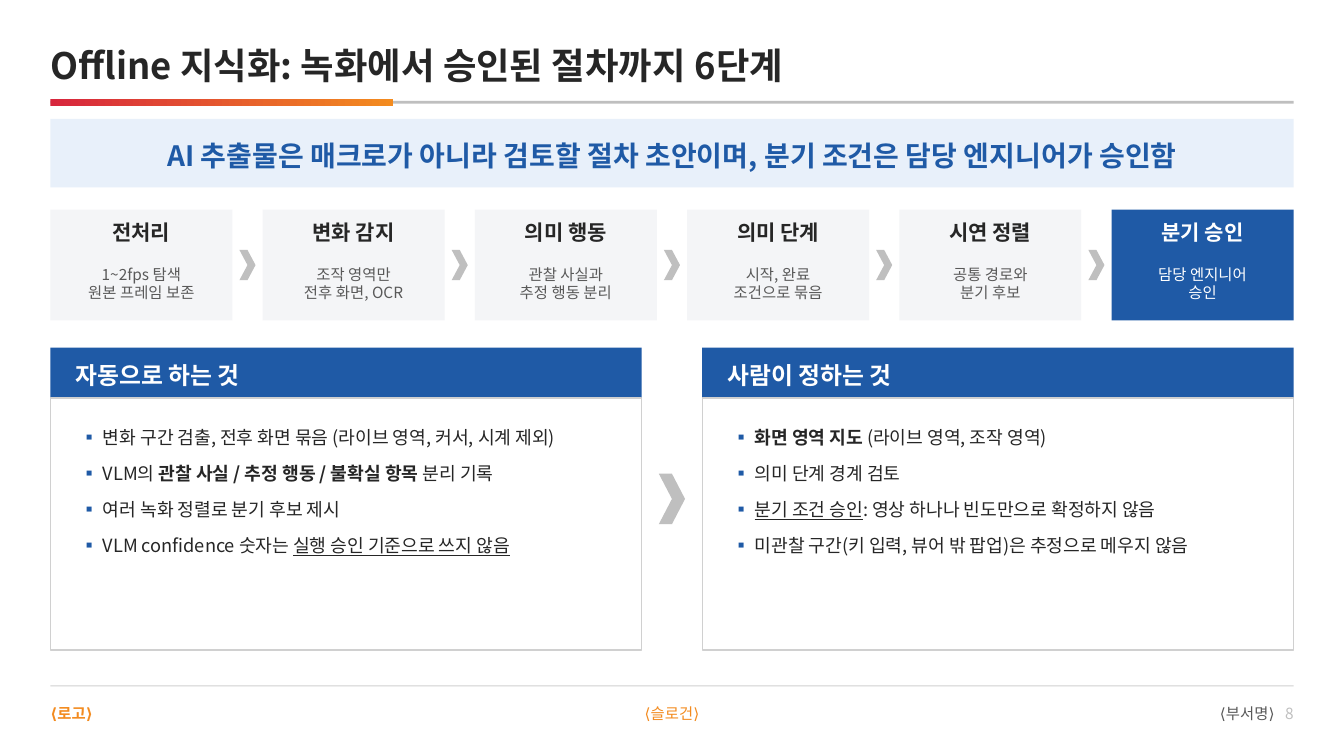
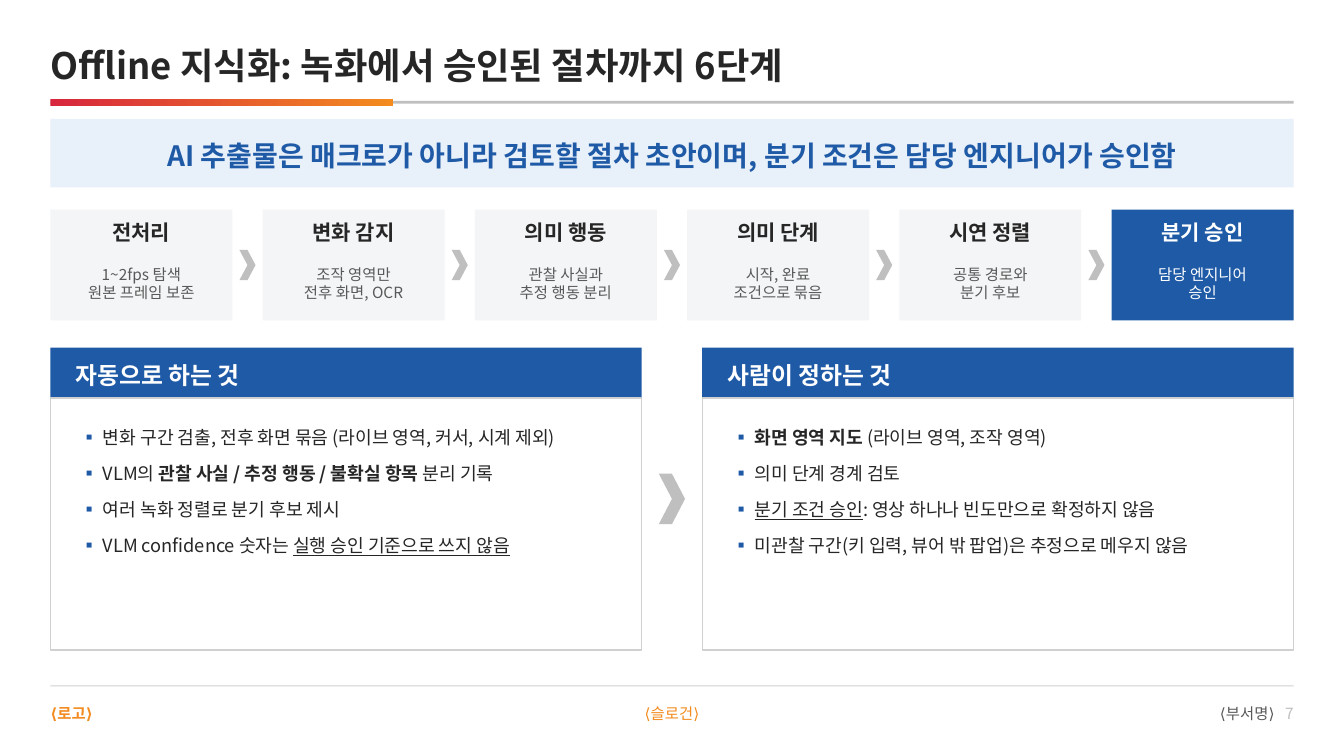
Before and after one commit to DarrenKoi/pm_notes, a slide deck: slide 7 of my-task/arc-tf/deliverables/arc-tf-team-full.pptx (slide 8 before the commit). Drawn at 1344x756 pixels with LibreOffice and Linux fonts; fonts in the diff are those of the drawing. Boxes give left, top, right and bottom in pixels: in the first picture for what was removed or moved away, otherwise in the second. Text is boxed around its words. In the diff, an @@ line names an element or a change of style, - is before the commit and + after.

```diff
--- a/my-task/arc-tf/deliverables/arc-tf-team-full.pptx
+++ b/my-task/arc-tf/deliverables/arc-tf-team-full.pptx
@@ text at <box>1226,706,1294,720</box>: text changed @@
-⟨부서명⟩ 8
+⟨부서명⟩ 7
```
Also in this commit, not shown: 14 other slides changed, 1 slide removed, 9 other files.
